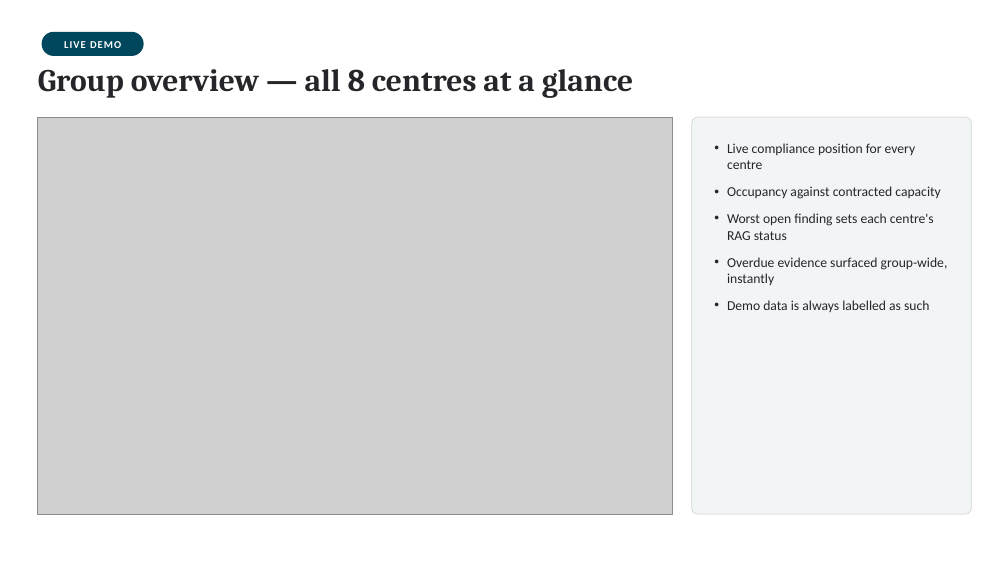
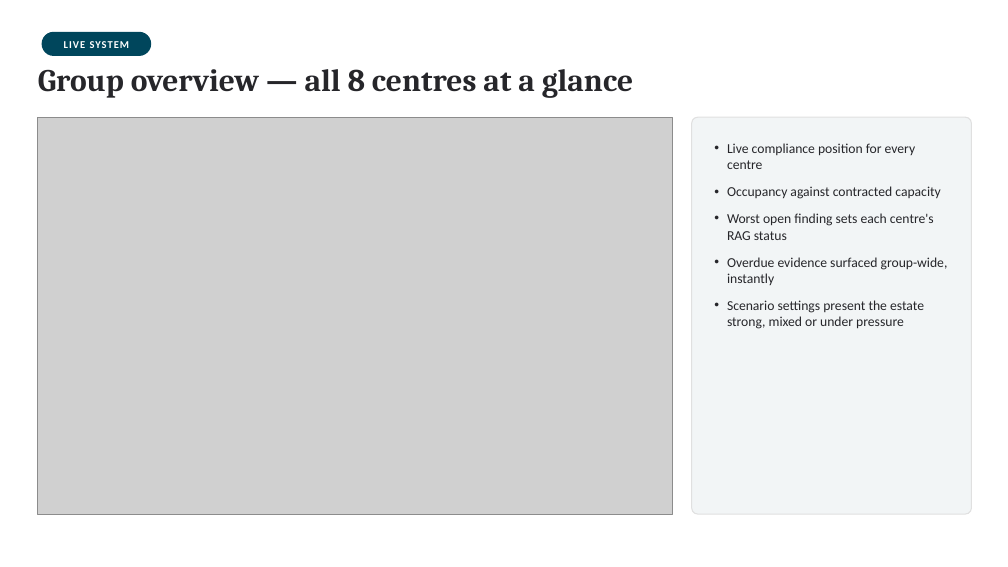
Before and after one commit to phogan1971/peppard-ipas, a slide deck: slide 5 of docs/Peppard_IPAS_Dashboard_Demo_v2.pptx. Drawn at 1008x567 pixels with LibreOffice and Linux fonts; fonts in the diff are those of the drawing; grey boxes stand for pictures. Boxes give left, top, right and bottom in pixels: in the first picture for what was removed or moved away, otherwise in the second. Text is boxed around its words. In the diff, an @@ line names an element or a change of style, - is before the commit and + after.

```diff
--- a/docs/Peppard_IPAS_Dashboard_Demo_v2.pptx
+++ b/docs/Peppard_IPAS_Dashboard_Demo_v2.pptx
@@ rounded rectangle: place and size @@
-rounded rectangle at <box>42,32,144,56</box>
+rounded rectangle at <box>42,32,151,56</box>
@@ text at <box>64,41,130,48</box>: text changed @@
-LIVE DEMO
+LIVE SYSTEM
@@ text at <box>727,300,924,329</box>: text changed @@
-• Demo data is always labelled as such
+• Scenario settings present the estate strong, mixed or under pressure
```
Also in this commit, not shown: 3 other slides changed, 9 other files.
